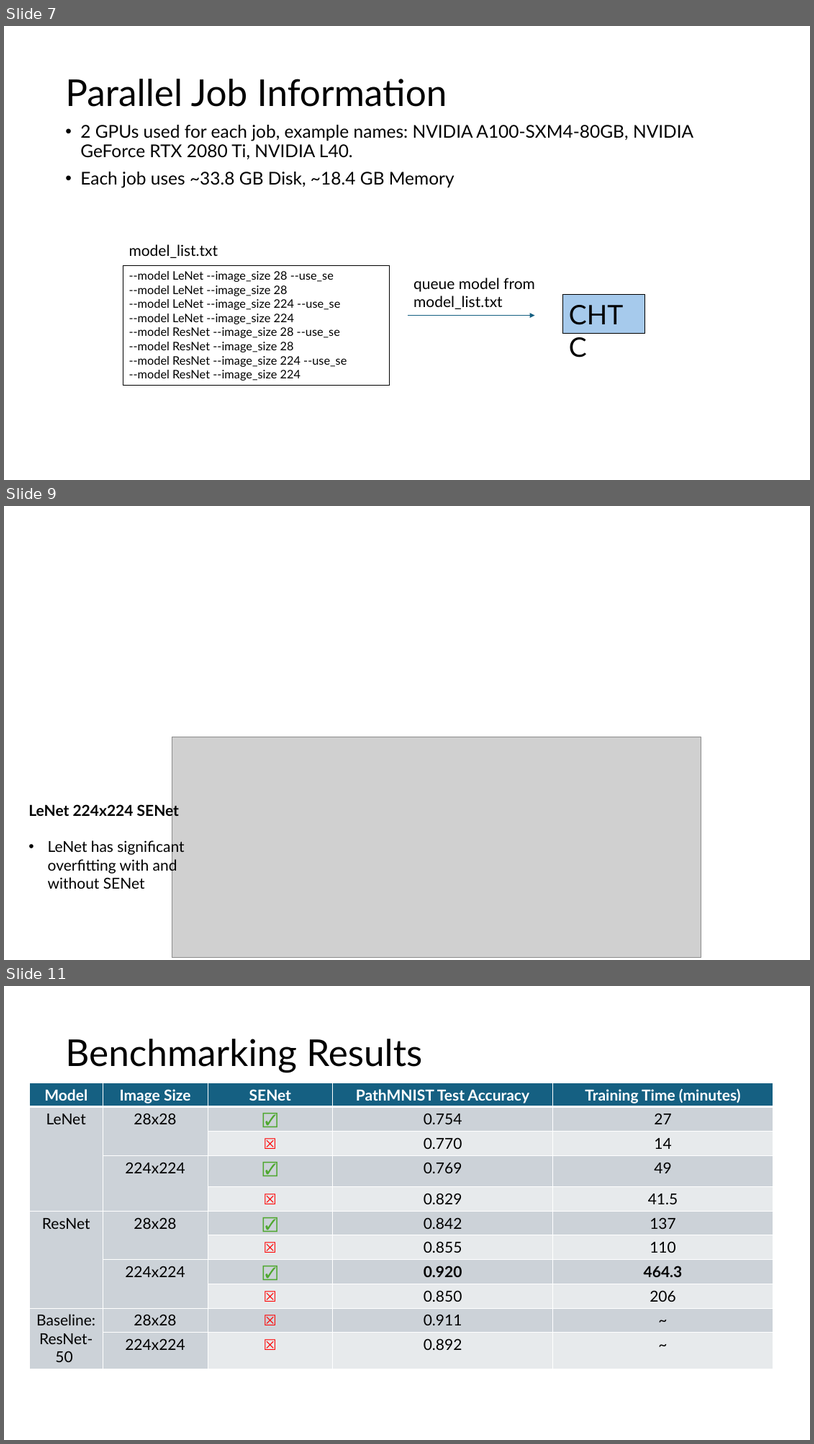
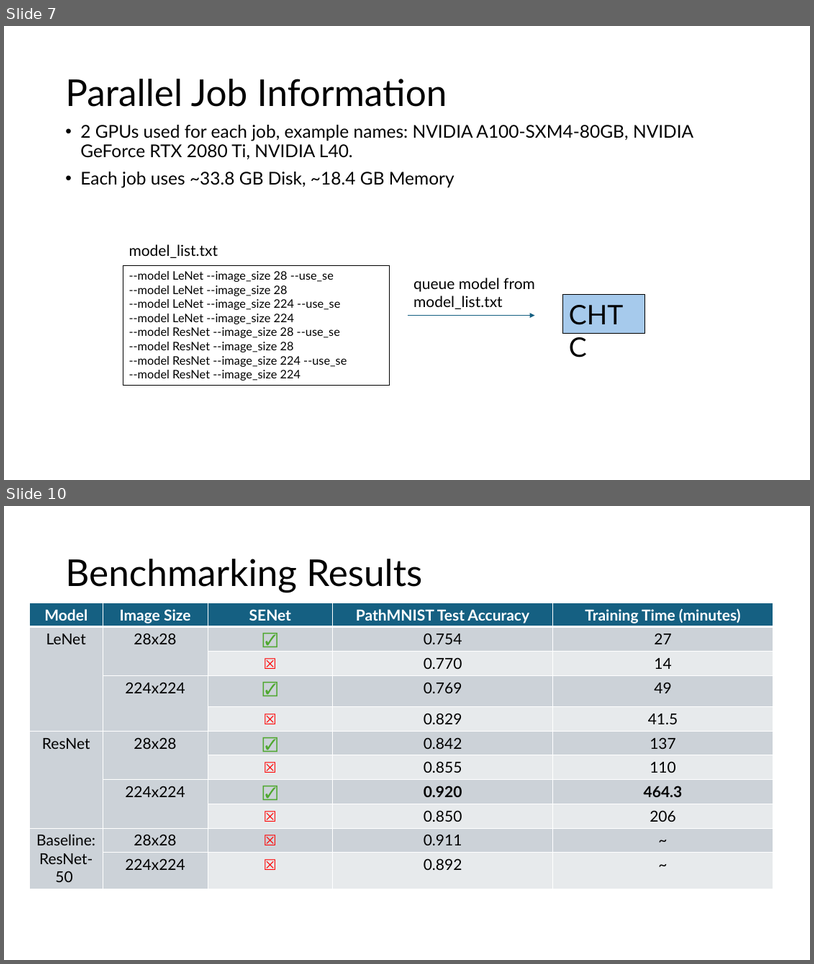
Before and after one commit to DsMouChao/DSCPproject, a slide deck: presentation.pptx. Shown one above the other, each under a label of ours: slides 7, 9 and 11 before the commit, slides 7 and 10 after it; the slides between them are not shown. The pictures are 814x1444 and 814x964 pixels, drawn with LibreOffice and Linux fonts; fonts in the diff are those of the drawing; grey boxes stand for pictures. Boxes give left, top, right and bottom in pixels: in the first picture for what was removed or moved away, otherwise in the second. Text is boxed around its words. In the diff, an @@ line names an element or a change of style, - is before the commit and + after.

```diff
--- a/presentation.pptx
+++ b/presentation.pptx
@@ slide 9 removed at (x1=4, y1=506, x2=810, y2=960), background #FFFFFF @@
@@ picture removed at (x1=172, y1=736, x2=702, y2=957) @@
@@ text removed at (x1=28, y1=803, x2=184, y2=888) @@
-LeNet 224x224 SENet
-• LeNet has significant overfitting with and without SENet
@@ what was slide 11 is now slide 10 @@
```
Also in this commit, not shown: 3 slides changed.
